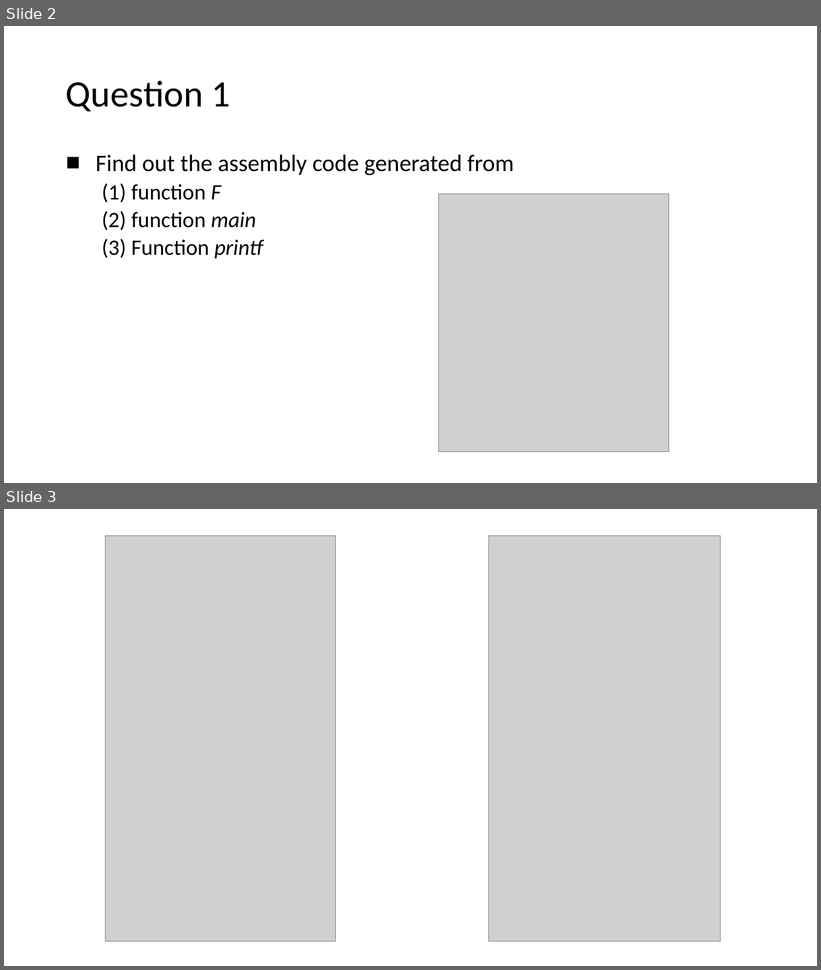
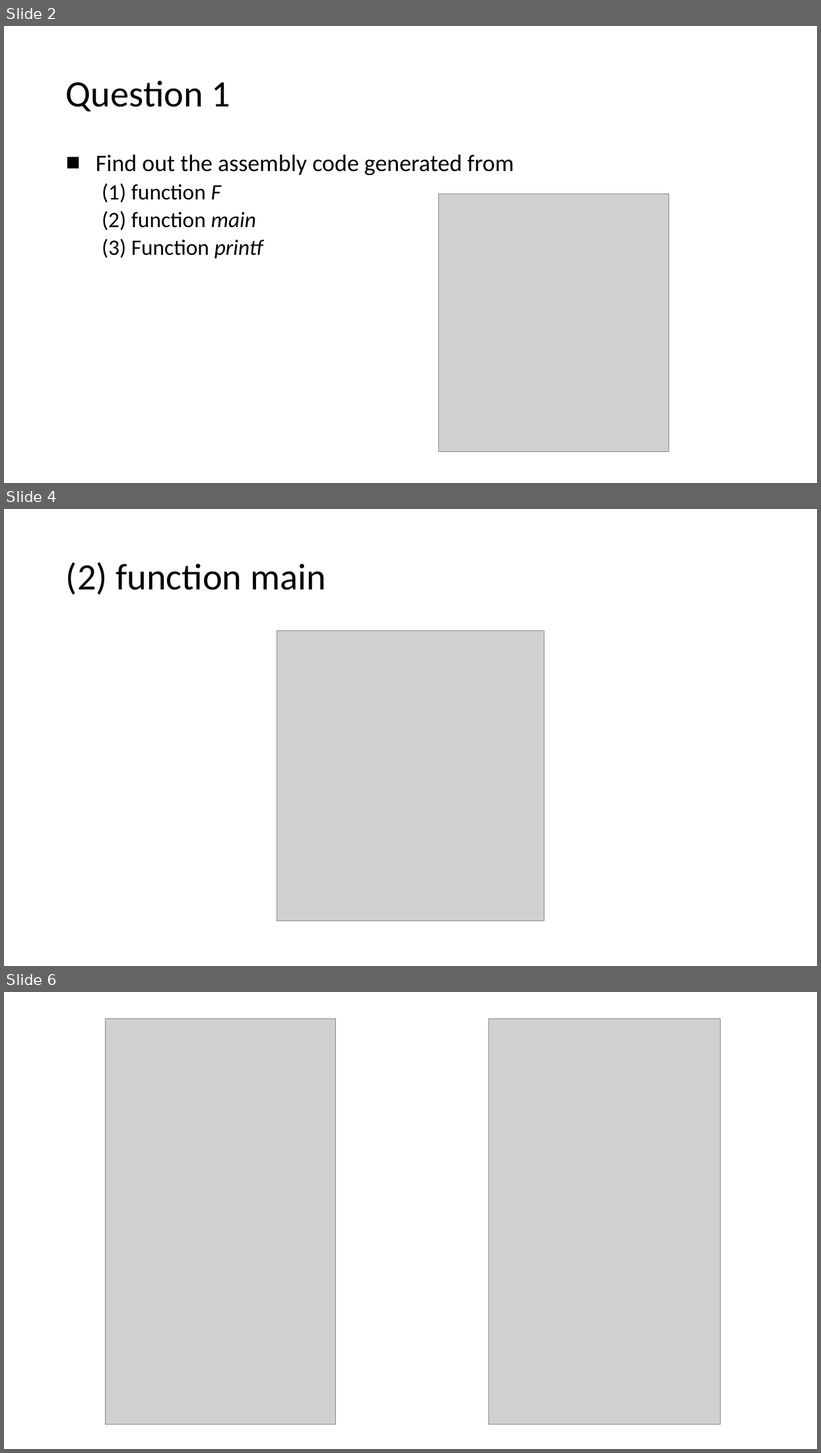
Before and after one commit to amy200377/class-compiler, a slide deck: ex02/ex02_ans.pptx. Shown one above the other, each under a label of ours: slides 2 and 3 before the commit, slides 2, 4 and 6 after it; the slides between them are not shown. The pictures are 821x970 and 821x1453 pixels, drawn with LibreOffice and Linux fonts; fonts in the diff are those of the drawing; grey boxes stand for pictures. Boxes give left, top, right and bottom in pixels: in the first picture for what was removed or moved away, otherwise in the second. Text is boxed around its words. In the diff, an @@ line names an element or a change of style, - is before the commit and + after.

```diff
--- a/ex02/ex02_ans.pptx
+++ b/ex02/ex02_ans.pptx
@@ slide 4 added at [4, 509, 817, 966], background #FFFFFF @@
@@ title added at [66, 562, 326, 595], 44 pt, text #000000 @@
+(2) function main
@@ picture added at [277, 631, 545, 921] @@
@@ what was slide 3 is now slide 6 @@
```
Also in this commit, not shown: 3 other slides added.
